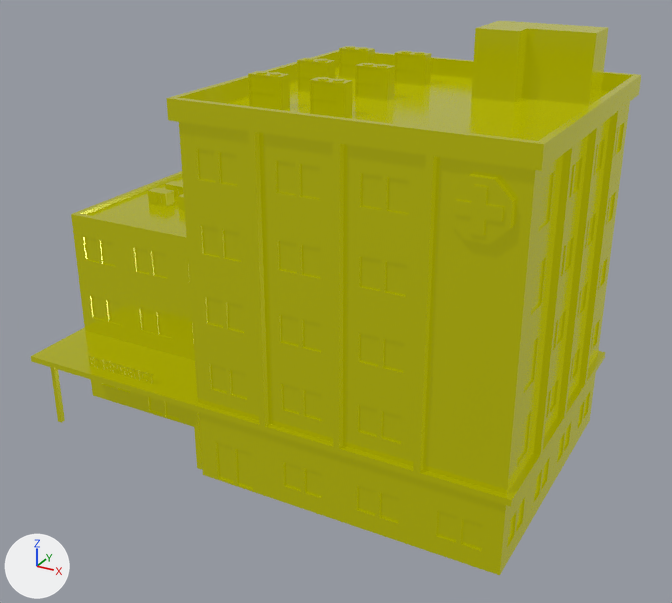
Before and after pictures for a commit that changed the glTF model public/models/building-hospital.glb.
Camera for both pictures: a 50 mm camera at (21.3, -37.0, 25.7) aimed at (1.3, -0.7, 7.5). The lights are fixed; the arrows at lower left show +X, +Y and +Z. Where no turn or scale is listed for an object, it has been applied to the vertices.

Objects in the first picture: 'building-hospital'.
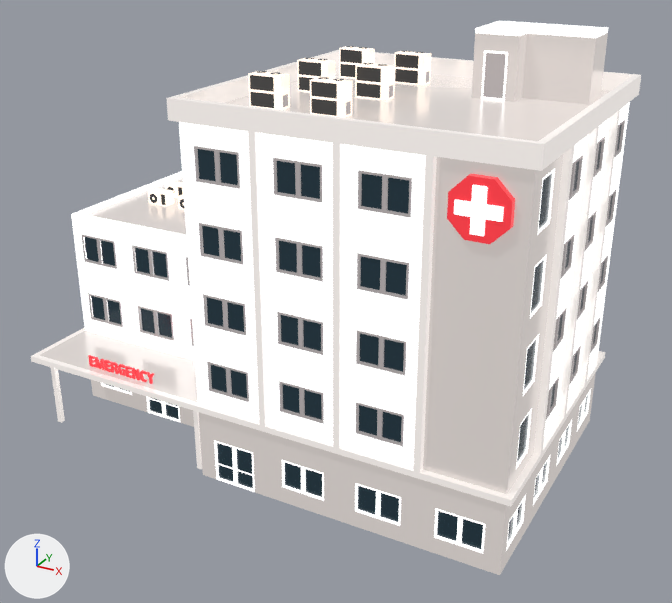
The change, as a diff of the scene's bpy script:
```diff
--- a/public/models/building-hospital.glb.py
+++ b/public/models/building-hospital.glb.py
@@ img_base @@
+img_base = load_image('base', '_unpacked/base', 1024, 1024, 'sRGB')
@@ mat_lowpoly_colors_001 @@
+mat_lowpoly_colors_001 = bpy.data.materials.new('LOWPOLY-COLORS.001')
+# uses the picture img_base
@@ me_building_hospital @@
 me_building_hospital.from_pydata(...)  # 3806 vertices, 7382 faces; spans x -12.8..12.8, y -7.4..7.3, z 0.0..20.3
-me_building_hospital.materials.append(mat_lowpoly_colors)
+me_building_hospital.materials.append(mat_lowpoly_colors_001)
```

Location of each change, [x1, y1, x2, y2] in pixels of the pictures (672 x 603 px):
'building-hospital', recoloured (yellow to white): [31, 21, 641, 575] in both
